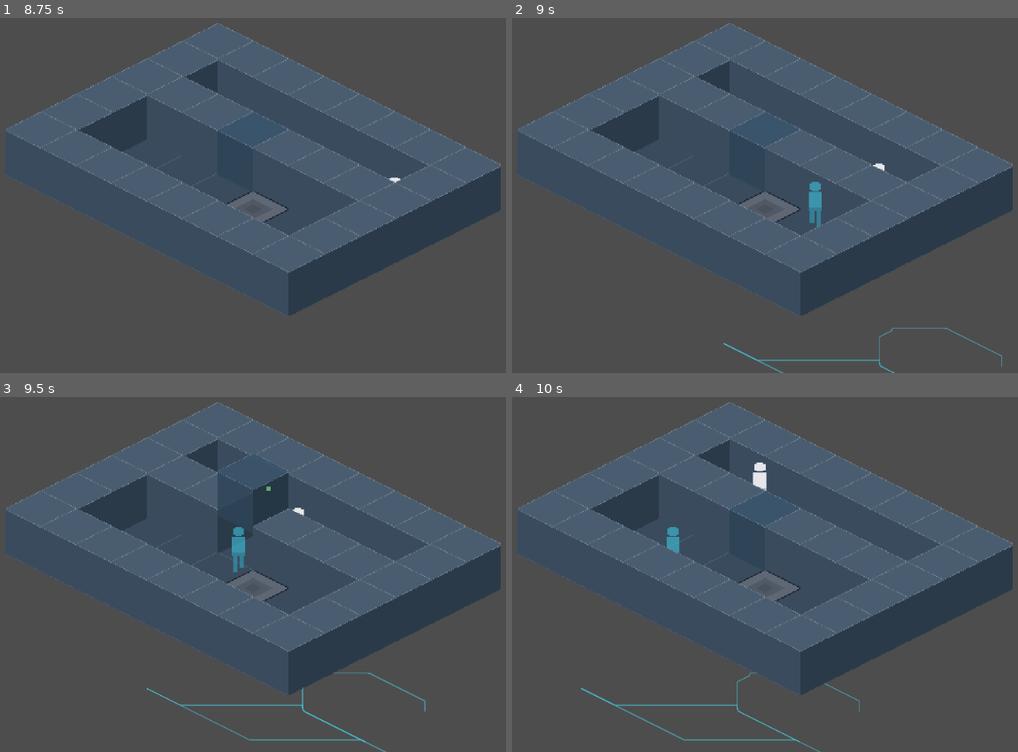
Above: before the commit, frames 1-4 (two rows, left to right).
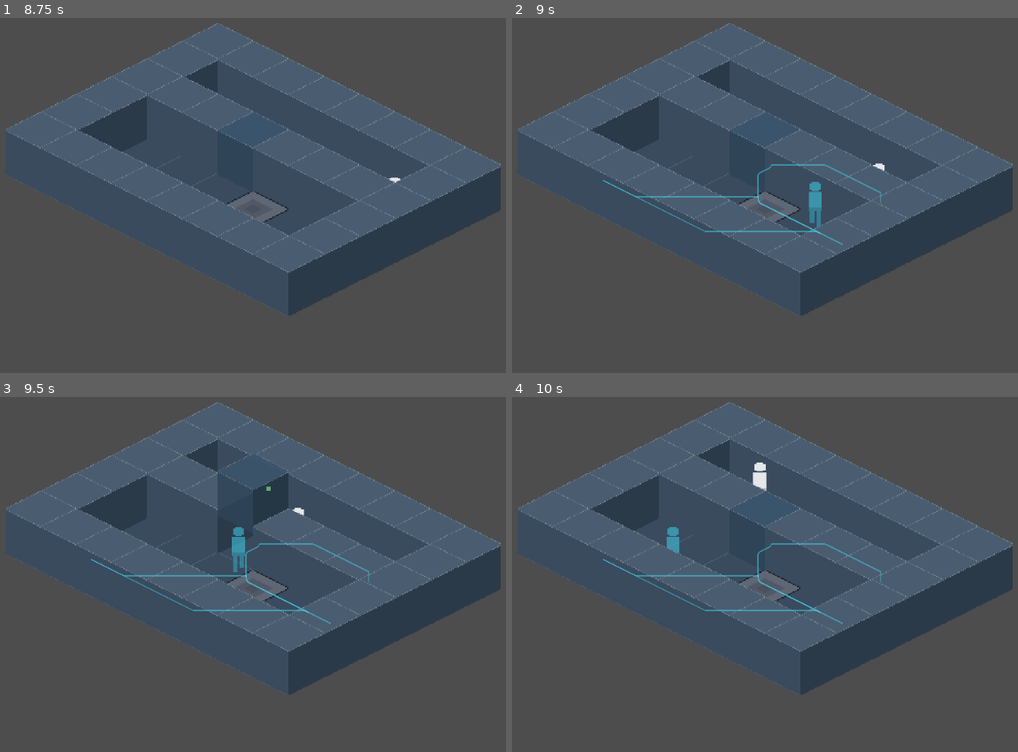
Above: after the commit, the same moments.

Repository: Balsam1213/echoes-of-yesterday
Game: Godot game, scene res://scenes/dev/dev_mechanisms.tscn
Same seed, same stepped clock (60 frames per second), same inputs: the game is played once before the commit and once after it.
Inputs (mouse positions are in pixels of both pictures, inside the frame that each line leads up to):
- Up to frame 1 (8.75 s): tap Enter at 0.5, 2.75, 3.6, 5.75 s; move the mouse to (409, 152) at 0.52 s; hold D (move_right) 0.53-1.28 s; tap X (delete_echo) at 0.6, 5.85 s; click (409, 152) at 0.67 s; move the mouse to (111, 195) at 1.27 s; hold S (move_down) 1.28-2.03 s; tap E (interact) at 1.35, 6.6 s; tap Space (play_echo) at 2, 2.1, 5, 7.35 s; move the mouse to (323, 85) at 2.02 s; hold D (move_right) 2.03-2.78 s; move the mouse to (217, 252) at 2.77 s; hold W (move_up) 2.78-3.53 s; tap R (record_toggle) at 2.85, 8.1 s; click (217, 252) at 2.92 s; move the mouse to (465, 234) at 3.52 s; hold A (move_left) 3.53-5.03 s; move the mouse to (40, 113) at 4.27 s; tap Tab at 4.35 s; move the mouse to (288, 174) at 5.02 s; hold S (move_down) 5.03-5.78 s; tap Backspace at 5.1 s; click (288, 174) at 5.17 s; move the mouse to (146, 74) at 5.77 s; hold D (move_right) 5.78-6.53 s; move the mouse to (409, 152) at 6.52 s; hold W (move_up) 6.53-7.28 s; move the mouse to (111, 195) at 7.27 s; hold D (move_right) 7.28-8.03 s; click (111, 195) at 7.42 s; move the mouse to (323, 85) at 8.02 s; hold S (move_down) from 8.03 s (still down)
- Up to frame 2 (9 s): tap Space (play_echo) at 8.75 s; move the mouse to (729, 252) at 8.77 s; release S (move_down) at 8.78 s; hold A (move_left) from 8.78 s (still down); tap Enter at 8.85 s
- Up to frame 3 (9.5 s): keep holding A (move_left)
- Up to frame 4 (10 s): move the mouse to (977, 613) at 9.52 s; release A (move_left) at 9.53 s; hold W (move_up) from 9.53 s (still down); tap Tab at 9.6 s; click (977, 613) at 9.67 s

Frame 1 is identical in both runs. In frame 2, 0.8% of the frame differs, in the area x 18-97%, y 41-100%; in frame 3, 1.0%, in the area x 18-85%, y 41-100%; in frame 4, 1.0%.

Commit message:
fix(echo): 轨迹调试线移至世界空间(不随回声漂移),回放结束/删除/重置即时移除

Diff:
--- a/EchoesOfYesterday/scripts/echo/echo_controller.gd
+++ b/EchoesOfYesterday/scripts/echo/echo_controller.gd
@@ -12,7 +12,7 @@
 var frame_index := 0
 var playing := true
 
-## 调试(T3.5):显示记录轨迹线,回放结束打印最大位置误差
+## 调试(T3.5):回放结束打印最大位置误差(轨迹线由 EchoManager 画在世界空间)
 @export var debug_trajectory := false
 
 @onready var _sprite: AnimatedSprite2D = %Sprite
@@ -29,8 +29,6 @@
 func _ready() -> void:
 	add_to_group("echo")
 	add_to_group("echo_trigger")
-	if debug_trajectory:
-		_spawn_debug_path()
 
 
 func _physics_process(_delta: float) -> void:
@@ -54,14 +52,3 @@
 	if debug_trajectory:
 		print("echo %d replay done: %d frames, max_pos_err=%.3f px" % [echo_id, recording.frames.size(), _max_error])
 	playback_finished.emit(self)
-
-
-## 记录轨迹调试线(T3.5):青色细线叠加记录路径
-func _spawn_debug_path() -> void:
-	var line := Line2D.new()
-	line.name = "DebugPath"
-	line.width = 1.0
-	line.default_color = Color(0.271, 0.851, 0.949, 0.5)
-	for f in recording.frames:
-		line.add_point(f["pos"])
-	add_child(line)
--- a/EchoesOfYesterday/scripts/level/echo_manager.gd
+++ b/EchoesOfYesterday/scripts/level/echo_manager.gd
@@ -11,6 +11,7 @@
 @export var ysorted_path: NodePath
 
 var _echoes: Array[EchoController] = []
+var _debug_lines: Dictionary = {}  # echo_id -> Line2D(轨迹调试线,世界空间)
 var _player: PlayerController
 var _spawn_parent: Node2D
 
@@ -32,10 +33,13 @@
 
 
 func clear_all() -> void:
-	## 重置房间时清空全部回声(docs/02 §8.2 第 1 步)
+	## 重置房间时清空全部回声与调试线(docs/02 §8.2 第 1 步)
 	for echo in _echoes:
 		echo.queue_free()
 	_echoes.clear()
+	for line in _debug_lines.values():
+		line.queue_free()
+	_debug_lines.clear()
 
 
 func _spawn() -> void:
@@ -57,6 +61,8 @@
 	echo.global_position = rec.start_position()
 	echo.playback_finished.connect(_on_playback_finished)
 	_echoes.append(echo)
+	if debug_trajectory:
+		_spawn_debug_line(echo, rec)
 	GameEvents.echo_spawned.emit(echo.echo_id)
 
 
@@ -64,9 +70,29 @@
 	if _echoes.is_empty():
 		return
 	var echo: EchoController = _echoes.pop_back()
+	_remove_debug_line(echo.echo_id)
 	GameEvents.echo_deleted.emit(echo.echo_id)
 	echo.queue_free()
 
 
-func _on_playback_finished(_echo: EchoController) -> void:
-	pass  # 播完停留在末帧,继续保留机关触发能力(docs/02 §6),无需处理
+func _on_playback_finished(echo: EchoController) -> void:
+	_remove_debug_line(echo.echo_id)  # 回放结束,轨迹比对完成,调试线即时移除
+	# 回声本体停留在末帧,继续保留机关触发能力(docs/02 §6)
+
+
+## 轨迹调试线(T3.5):画在房间根(世界空间),与记录轨迹逐点重合;禁止挂到回声下(会随回声漂移)
+func _spawn_debug_line(echo: EchoController, rec: EchoRecording) -> void:
+	var line := Line2D.new()
+	line.name = "EchoDebugPath%d" % echo.echo_id
+	line.width = 1.0
+	line.default_color = Color(0.271, 0.851, 0.949, 0.5)
+	for f in rec.frames:
+		line.add_point(f["pos"])
+	get_parent().add_child(line)
+	_debug_lines[echo.echo_id] = line
+
+
+func _remove_debug_line(echo_id: int) -> void:
+	if _debug_lines.has(echo_id):
+		_debug_lines[echo_id].queue_free()
+		_debug_lines.erase(echo_id)
